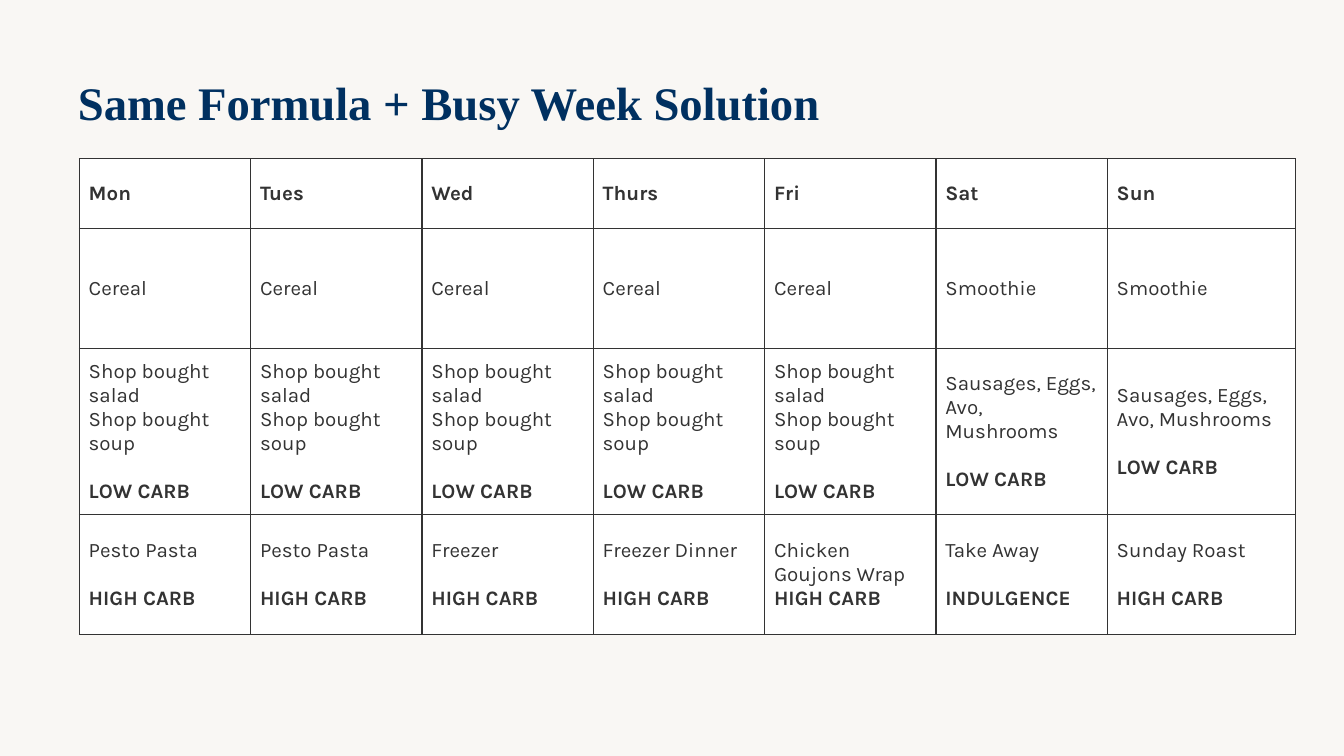
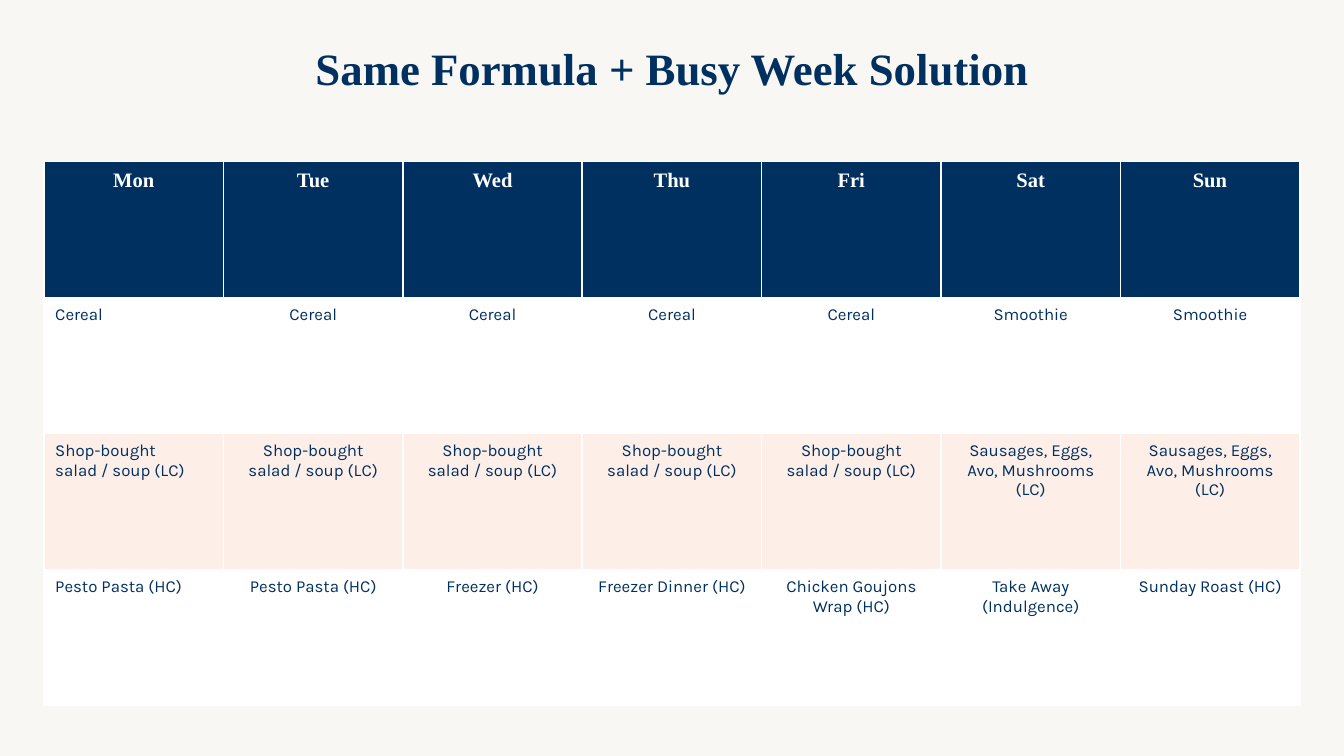
Before and after one commit to WeAreWLA/21-day-reset, a slide deck: slide 14 of decks/Day 5 - Free 5 Day Reset/Day 5 - Free 5 Day Reset.pptx. Drawn at 1344x756 pixels with LibreOffice and Linux fonts; fonts in the diff are those of the drawing. Boxes give left, top, right and bottom in pixels: in the first picture for what was removed or moved away, otherwise in the second. Text is boxed around its words. In the diff, an @@ line names an element or a change of style, - is before the commit and + after.

```diff
--- a/decks/Day 5 - Free 5 Day Reset/Day 5 - Free 5 Day Reset.pptx
+++ b/decks/Day 5 - Free 5 Day Reset/Day 5 - Free 5 Day Reset.pptx
@@ text "Same Formula + Busy Week ...": place and size @@
-text "Same Formula + Busy Week ..." at [78,87,820,129]
+text "Same Formula + Busy Week ..." at [315,54,1028,95]
@@ text "Same Formula + Busy Week ..." at [315,54,1028,95]: size 25 to 24 pt; alignment left to centre; line spacing 1.15 to 1; less space between paragraphs @@
@@ table at [44,161,1296,706] @@
-row 1, column 2: Tues
+row 1, column 2: Tue
-row 1, column 4: Thurs
+row 1, column 4: Thu
-row 3: Shop bought salad Shop bought soup LOW CARB | Shop bought salad Shop bought soup / LOW CARB | Shop bought salad Shop bought soup / LOW CARB | Shop bought salad Shop bought soup / LOW CARB | Shop bought salad Shop bought soup LOW CARB | Sausages, Eggs, Avo, Mushrooms LOW CARB | Sausages, Eggs, Avo, Mushrooms LOW CARB
+row 3: Shop-bought salad / soup (LC) | Shop-bought salad / soup (LC) | Shop-bought salad / soup (LC) | Shop-bought salad / soup (LC) | Shop-bought salad / soup (LC) | Sausages, Eggs, Avo, Mushrooms (LC) | Sausages, Eggs, Avo, Mushrooms (LC)
-row 4: Pesto Pasta / HIGH CARB | Pesto Pasta / HIGH CARB | Freezer / HIGH CARB | Freezer Dinner / HIGH CARB | Chicken Goujons Wrap / HIGH CARB | Take Away / INDULGENCE | Sunday Roast / HIGH CARB
+row 4: Pesto Pasta (HC) | Pesto Pasta (HC) | Freezer (HC) | Freezer Dinner (HC) | Chicken Goujons Wrap (HC) | Take Away (Indulgence) | Sunday Roast (HC)
@@ fill #FFFFFF to #003060 in row 1 @@
@@ fill #FFFFFF to #FDEEE7 in row 3 @@
@@ font Karla to Times New Roman, text colour #333333 to #FFFFFF in "Mon", "Wed", "Fri", "Sat" and 1 more places @@
@@ size 11 to 9 pt, text colour #333333 to #003060 in "Cereal", "Cereal", "Cereal", "Cereal" and 3 more places @@
@@ alignment left to centre @@
@@ borders changed @@
@@ table: place and size @@
-table at [79,159,1292,610]
+table at [44,161,1296,706]
```
Also in this commit, not shown: 25 other slides changed.
